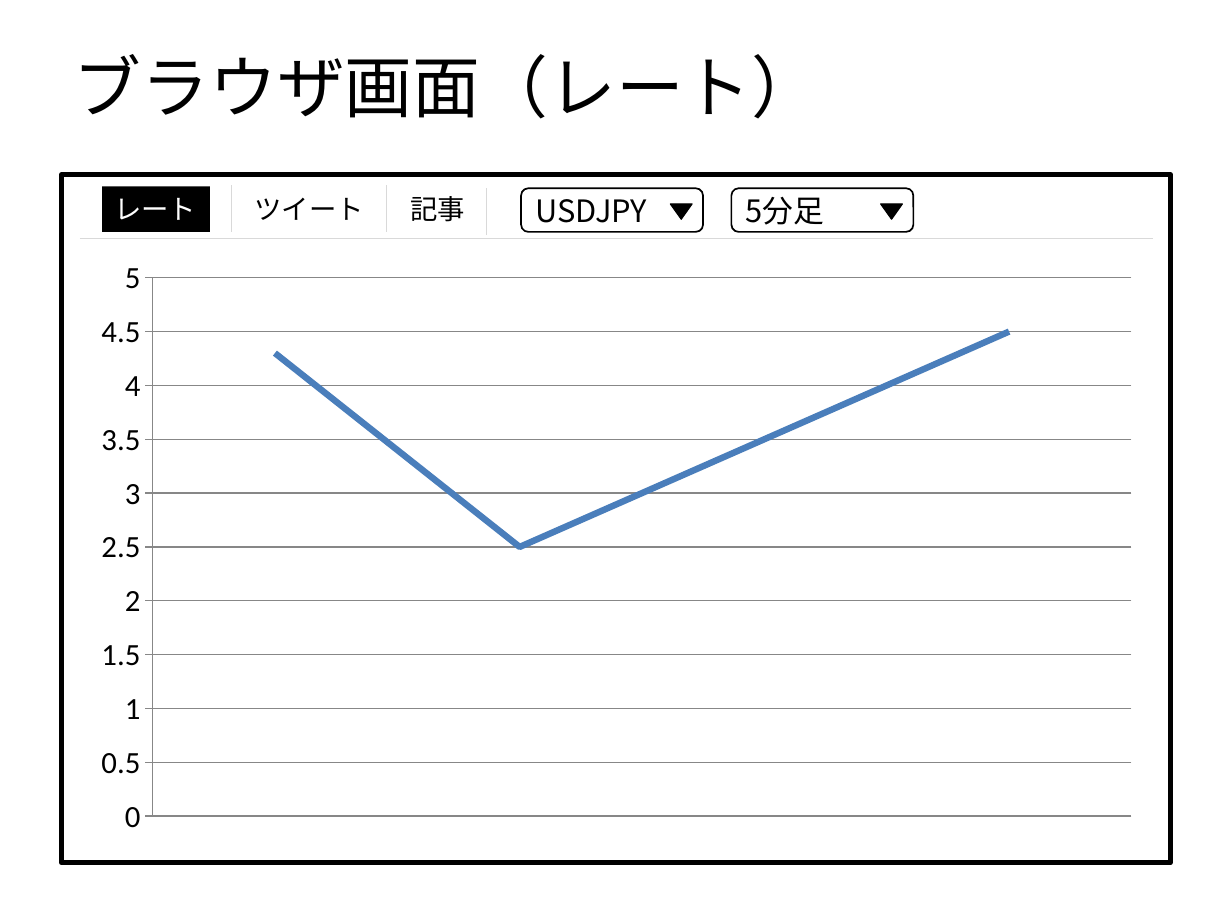
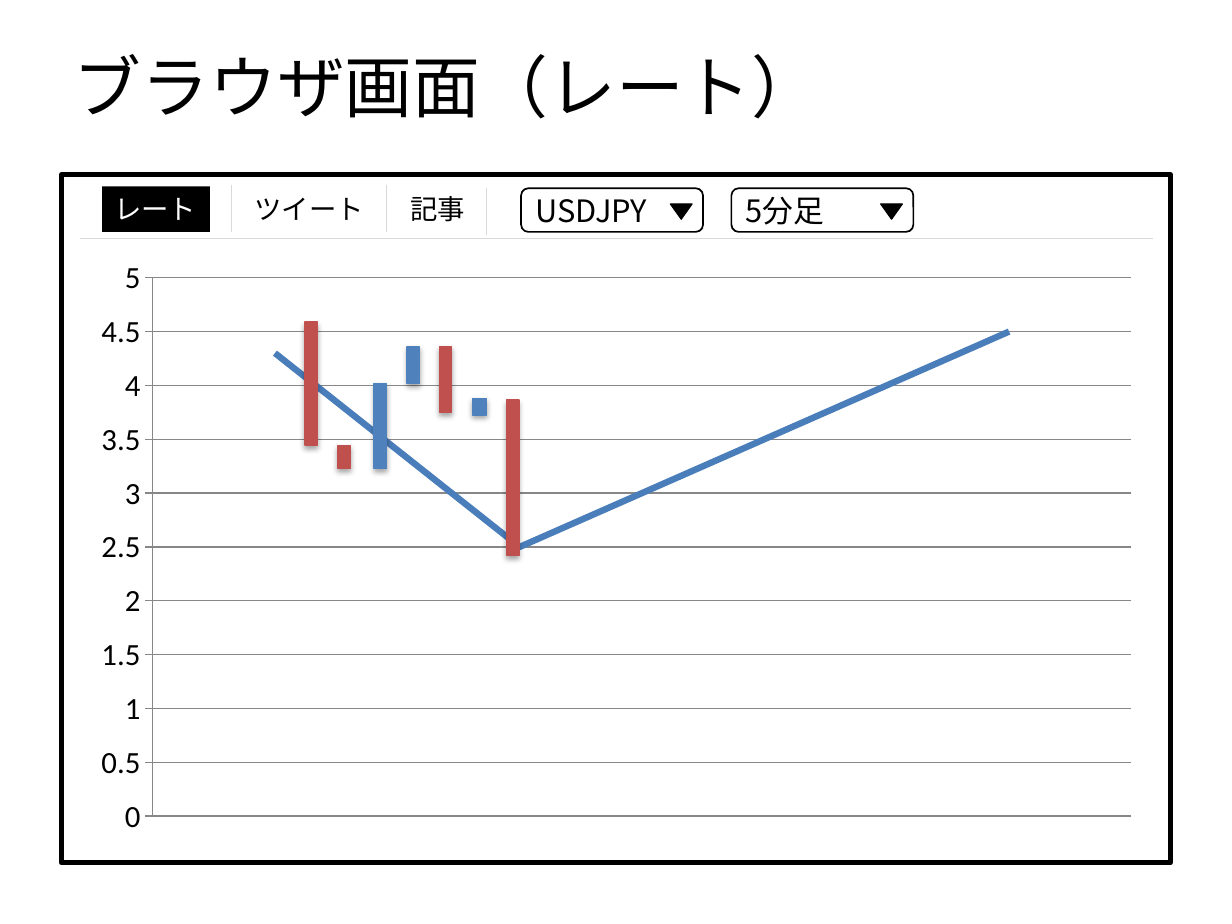
Before and after one commit to Leonis0813/chort, a slide deck: slide 4 of regulus/interface/ui.pptx. Drawn at 1232x924 pixels with LibreOffice and Linux fonts; fonts in the diff are those of the drawing. Boxes give left, top, right and bottom in pixels: in the first picture for what was removed or moved away, otherwise in the second. Text is boxed around its words. In the diff, an @@ line names an element or a change of style, - is before the commit and + after.

```diff
--- a/regulus/interface/ui.pptx
+++ b/regulus/interface/ui.pptx
@@ rectangle added at box(304, 322, 317, 445), fill #C0504D, outline #C0504D 0.75 pt @@
@@ rectangle added at box(407, 347, 419, 384), fill #4F81BD, outline #4F81BD 0.75 pt @@
@@ rectangle added at box(440, 347, 452, 413), fill #C0504D, outline #C0504D 0.75 pt @@
@@ rectangle added at box(375, 383, 387, 468), fill #4F81BD, outline #4F81BD 0.75 pt @@
@@ rectangle added at box(472, 398, 487, 415), fill #4F81BD, outline #4F81BD 0.75 pt @@
@@ rectangle added at box(506, 400, 519, 556), fill #C0504D, outline #C0504D 0.75 pt @@
@@ rectangle added at box(338, 445, 350, 468), fill #C0504D, outline #C0504D 0.75 pt @@
```
Also in this commit, not shown: 2 other slides changed.
